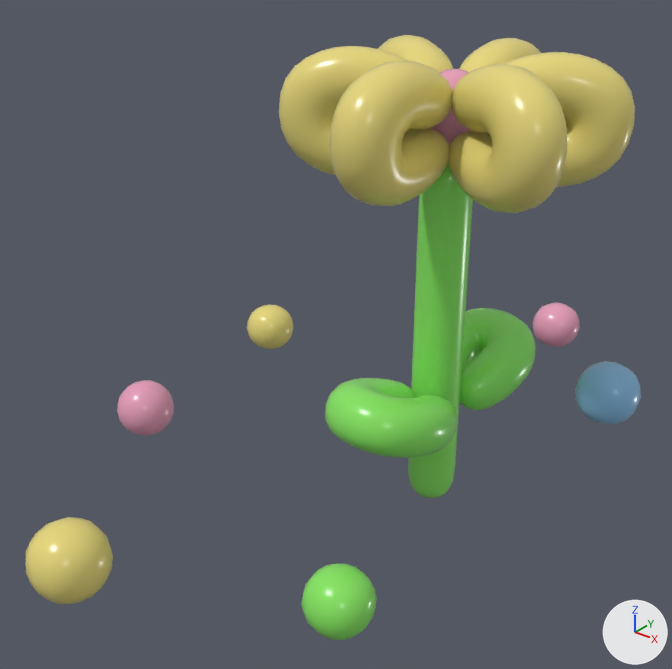
The glTF model semesterproject2.glb: old version first, new version second.
Both versions are drawn from a 50 mm camera at (3.44, -5.57, 4.63) aimed at (-0.74, -0.34, 1.39). Arrows for +X, +Y and +Z are at lower right; the lights stay in place. The older version comes first. Where no turn or scale is listed for an object, it has been applied to the vertices.
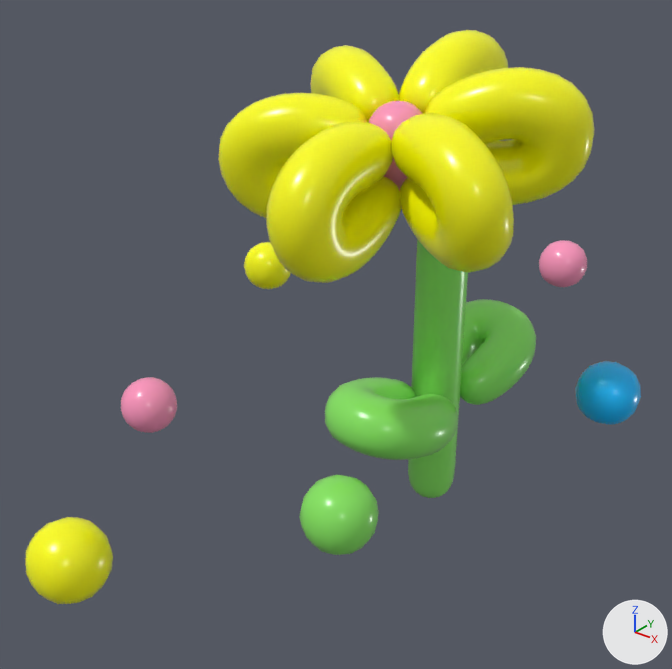
Where the change shows, as pixel boxes (x1, y1, x2, y2) in the pictures (672 x 669 px):
```json
{"object": "Cube.006", "change": "recoloured, moved, turned", "before": [330, 61, 452, 206], "after": [266, 121, 401, 283]}
{"object": "Cube.015", "change": "recoloured, moved, turned", "before": [448, 64, 568, 213], "after": [391, 113, 514, 273]}
{"object": "Cube.012", "change": "recoloured, moved, turned", "before": [504, 52, 635, 187], "after": [425, 67, 594, 205]}
{"object": "Cube.014", "change": "recoloured, moved, turned", "before": [279, 46, 408, 175], "after": [218, 93, 367, 218]}
{"object": "Cube.003", "change": "moved, rescaled", "before": [301, 563, 377, 640], "after": [299, 475, 379, 555]}
{"object": "Cube.018", "change": "turned", "before": [325, 378, 458, 458], "after": [325, 377, 458, 460]}
{"object": "Cube.019", "change": "turned", "before": [459, 308, 536, 410], "after": [460, 299, 536, 405]}
{"object": "Cube.004", "change": "recoloured", "before": [25, 517, 113, 604], "after": [25, 517, 113, 604]}
{"object": "Cube.016", "change": "recoloured, moved, turned", "before": [378, 35, 454, 73], "after": [311, 45, 399, 123]}
{"object": "Cube.011", "change": "recoloured, moved, turned", "before": [459, 38, 541, 72], "after": [399, 30, 508, 114]}
{"object": "Cube.005", "change": "moved, rescaled", "before": [533, 302, 580, 347], "after": [539, 240, 587, 287]}
{"object": "Cube.001", "change": "recoloured", "before": [575, 361, 641, 425], "after": [575, 361, 641, 425], "on screen": "blue to cyan"}
{"object": "Cube.002", "change": "recoloured, moved, rescaled", "before": [247, 304, 294, 349], "after": [244, 242, 291, 289]}
{"object": "Icosphere.001", "change": "moved", "before": [117, 380, 174, 436], "after": [121, 377, 177, 433]}
{"object": "Cube.017", "change": "moved, turned", "before": [429, 69, 471, 146], "after": [369, 101, 422, 191]}
```

The change, as JSON lines over the scene's bpy script:
```json
{"op": "set", "path": "mat_balu.base_color", "old": "(0.25, 0.519, 0.8)", "new": "(0.0, 0.489, 1.0)", "note": "blue #89bfe7 -> cyan #00baff"}
{"op": "set", "path": "mat_gelb.base_color", "old": "(0.8, 0.686, 0.198)", "new": "(1.0, 1.0, 0.0)", "note": "yellow #e7d87b -> yellow #ffff00"}
{"op": "set", "path": "ob_icosphere_001.location", "old": "(-2.29, -1.08, 0.48)", "new": "(-2.29, -1.04, 0.49)"}
{"op": "set", "path": "ob_cube_002.location", "old": "(-2.73, 1.02, 0.13)", "new": "(-2.73, 1.02, 0.82)"}
{"op": "set", "path": "ob_cube_002.scale", "old": "(0.291, 0.291, 0.281)", "new": "(0.291, 0.291, 0.291)"}
{"op": "set", "path": "ob_cube_003.location", "old": "(0.47, -1.83, 0.13)", "new": "(0.47, -1.83, 0.82)"}
{"op": "set", "path": "ob_cube_003.scale", "old": "(0.291, 0.291, 0.281)", "new": "(0.291, 0.291, 0.291)"}
{"op": "set", "path": "ob_cube_005.location", "old": "(-0.37, 2.97, 0.13)", "new": "(-0.37, 2.97, 0.82)"}
{"op": "set", "path": "ob_cube_005.scale", "old": "(0.291, 0.291, 0.281)", "new": "(0.291, 0.291, 0.291)"}
{"op": "set", "path": "ob_cube_017.location", "old": "(0.0, 0.02, 3.18)", "new": "(0.0, -0.61, 3.07)"}
{"op": "set", "path": "ob_cube_017.rotation_euler", "old": "(-0.012, 0.0, 0.0)", "new": "(0.296, 0.0, 0.0)", "note": "degrees (-0.7, 0, 0) -> degrees (17, 0, 0)"}
{"op": "set", "path": "ob_cube_018.rotation_euler", "old": "(-1.571, 1.223, -1.571)", "new": "(-1.571, 1.281, -1.571)", "note": "degrees (-90, 70, -90) -> degrees (-90, 73, -90)"}
```
